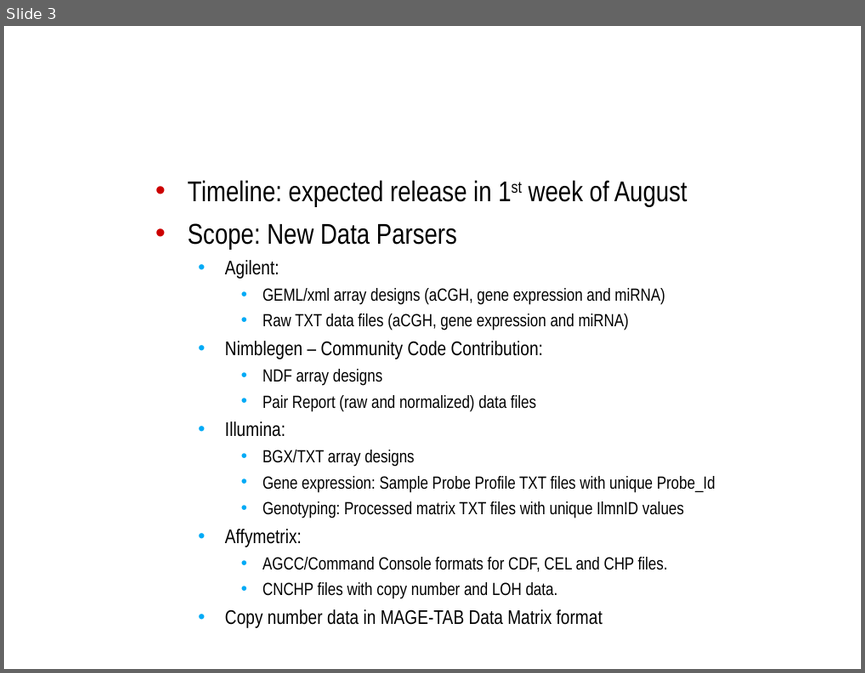
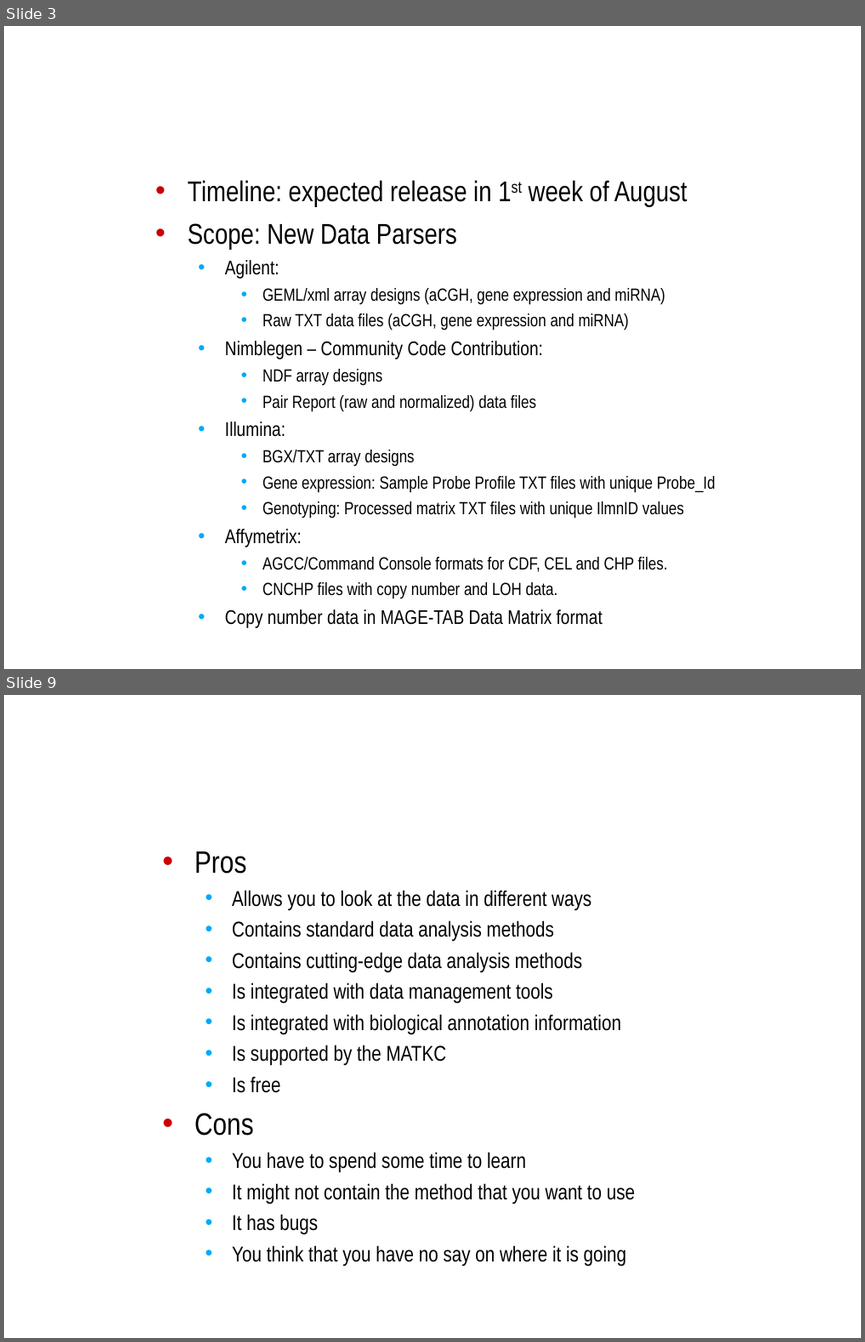
Before and after one commit to NCIP/caarray-docs, a slide deck: project_management/open_meetings/caArray User Community Meeting 2010.06.02.ppt. Shown one above the other, each under a label of ours: slide 3 before the commit, slides 3 and 9 after it; the slides between them are not shown. The pictures are 865x673 and 865x1342 pixels, drawn with LibreOffice and Linux fonts; fonts in the diff are those of the drawing; background and template pictures are left out. Boxes give left, top, right and bottom in pixels: in the first picture for what was removed or moved away, otherwise in the second. Text is boxed around its words. In the diff, an @@ line names an element or a change of style, - is before the commit and + after.

```diff
--- a/project_management/open_meetings/caArray User Community Meeting 2010.06.02.ppt
+++ b/project_management/open_meetings/caArray User Community Meeting 2010.06.02.ppt
@@ slide 9 added at <box>4,695,861,1338</box>, background picture (left out) @@
@@ title added at <box>154,695,846,823</box>, 32 pt, text #FFFFFF, bold @@
+Should You Give geWorkbench a Try?
@@ text added at <box>194,851,635,1266</box>, 18 pt, text #000000 @@
+• Pros
+  • Allows you to look at the data in different ways
+  • Contains standard data analysis methods
+  • Contains cutting-edge data analysis methods
+  • Is integrated with data management tools
+  • Is integrated with biological annotation information
+  • Is supported by the MATKC
+  • Is free
+• Cons
+  • You have to spend some time to learn
+  • It might not contain the method that you want to use
+  • It has bugs
+  • You think that you have no say on where it is going
```
Also in this commit, not shown: 6 other slides added, 1 slide removed.
